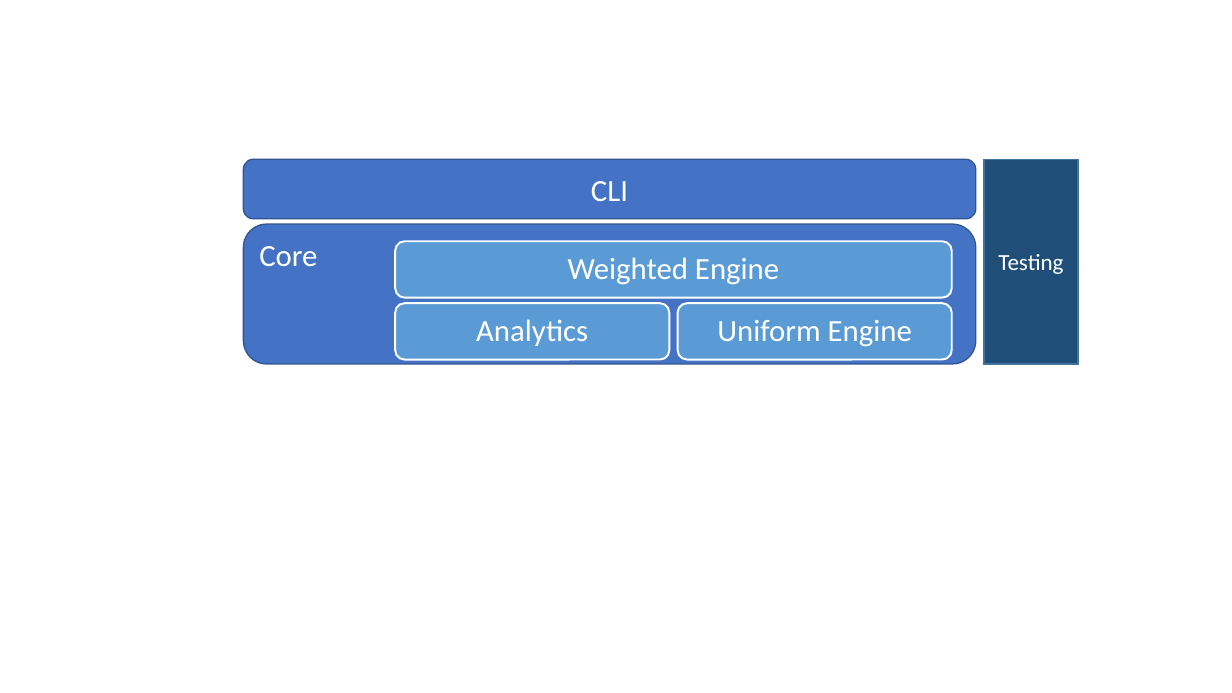
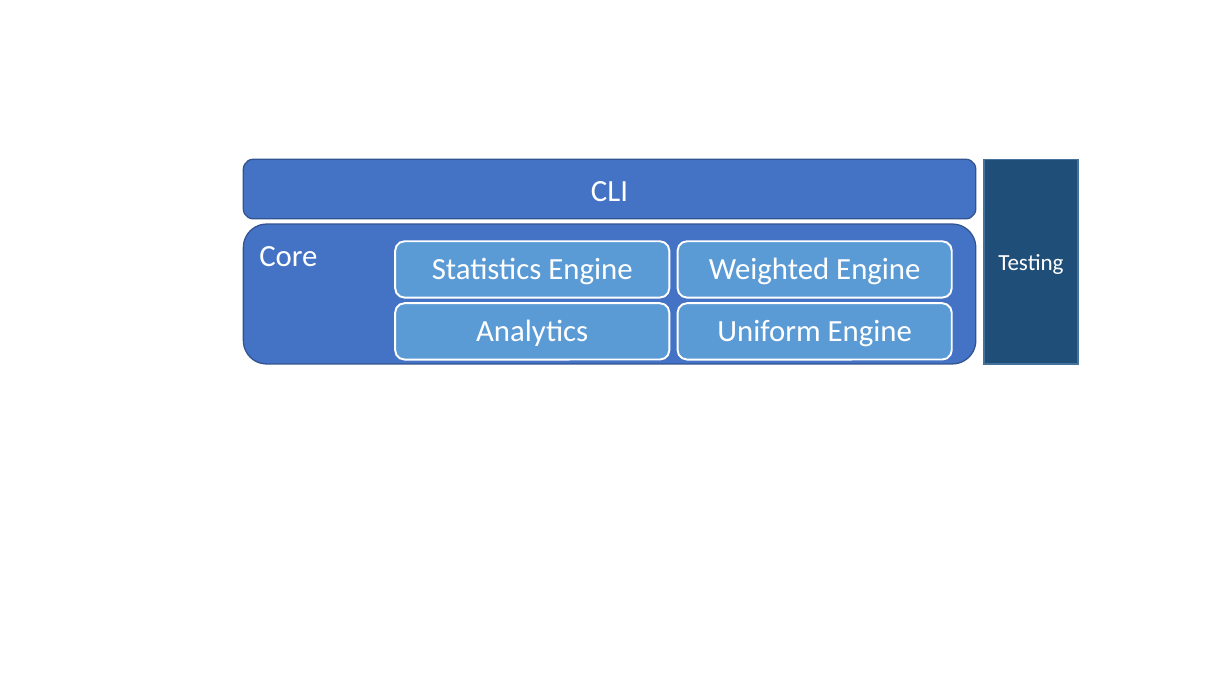
Before and after one commit to fadilmok/MAN-AHL, a slide deck: slide 1 of tex/paper/architecture.pptx. Drawn at 1232x693 pixels with LibreOffice and Linux fonts; fonts in the diff are those of the drawing. Boxes give left, top, right and bottom in pixels: in the first picture for what was removed or moved away, otherwise in the second. Text is boxed around its words. In the diff, an @@ line names an element or a change of style, - is before the commit and + after.

```diff
--- a/tex/paper/architecture.pptx
+++ b/tex/paper/architecture.pptx
@@ rounded rectangle added at (396,241,670,298), fill #5B9BD5, outline #FFFFFF 1.5 pt, 24 pt, text #FFFFFF @@
+Statistics Engine
@@ rounded rectangle "Weighted Engine": place and size @@
-rounded rectangle "Weighted Engine" at (396,241,952,298)
+rounded rectangle "Weighted Engine" at (677,241,952,298)
```
Also in this commit, not shown: 1 other slide changed, 7 other files.
